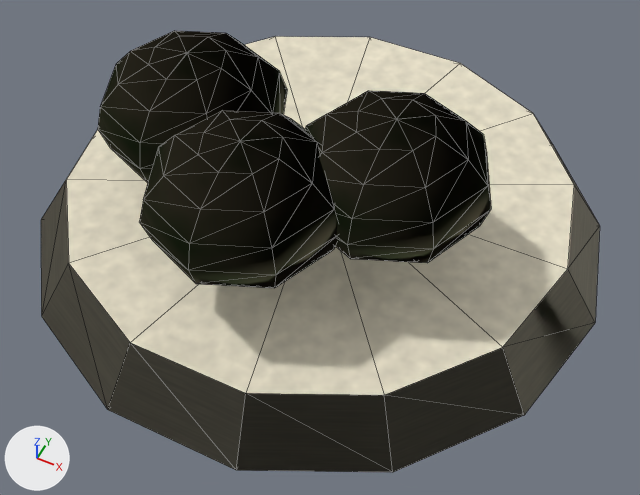
The Blender file blender_src/props/offering_plate.blend as it was, and as the next commit left it.
Before and after are seen from a 50 mm camera at (0.147, -0.293, 0.347) aimed at (0.017, -0.034, 0.022). Every picture has the same lights, and +X, +Y and +Z are marked at lower left. The picture after the commit comes second. Mesh edges are drawn as thin lines.

Names of what the first picture shows: 'Bun0', 'Bun1', 'Bun2', 'Plate'.
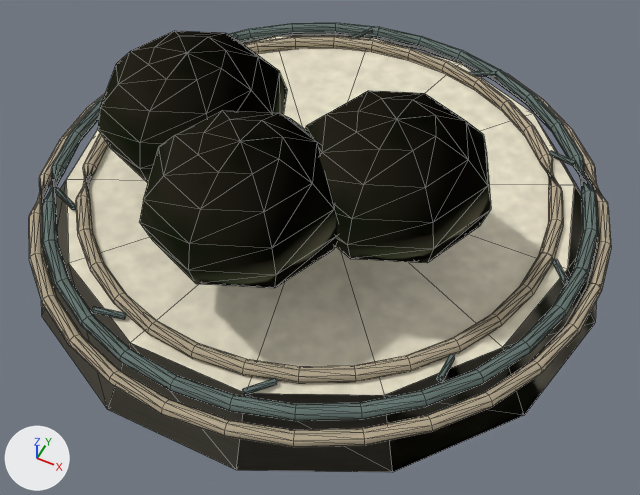
Pixel boxes [x1, y1, x2, y2] of what changed, in the pictures (640 x 495 px):
'Art_Parchment', added
    after: [29, 34, 611, 447]
'Art_FadedIndigo', added
    after: [42, 22, 598, 421]

The change, as a list of edits to the scene's bpy script:
```text
Add img_t_cloth_white:
    img_t_cloth_white = load_image('t_cloth_white', '_unpacked/t_cloth_white', 256, 256, 'sRGB')
Add img_woven_paper:
    img_woven_paper = load_image('woven_paper', '_unpacked/woven_paper', 256, 256, 'sRGB')
Add mat_fadedindigo:
    mat_fadedindigo = bpy.data.materials.new('FadedIndigo')
    # colours: greyish cyan #799095
    # uses the picture img_t_cloth_white
Add mat_parchment:
    mat_parchment = bpy.data.materials.new('Parchment')
    # colours: beige #cebfa2
    # uses the picture img_woven_paper
Add me_art_fadedindigo:
    me_art_fadedindigo.from_pydata(...)  # 417 vertices, 612 faces; spans x -0.14..0.14, y -0.14..0.14, z 0.026..0.035
    me_art_fadedindigo.materials.append(mat_fadedindigo)
Add me_art_parchment:
    me_art_parchment.from_pydata(...)  # 594 vertices, 1024 faces; spans x -0.148..0.148, y -0.148..0.148, z 0.019..0.036
    me_art_parchment.materials.append(mat_parchment)
Add ob_art_fadedindigo:
    ob_art_fadedindigo = bpy.data.objects.new('Art_FadedIndigo', me_art_fadedindigo)
    ob_art_fadedindigo.parent = ob_offering_plate
    ob_art_fadedindigo.location = (0.0, 0.0, 0.0)
Add ob_art_parchment:
    ob_art_parchment = bpy.data.objects.new('Art_Parchment', me_art_parchment)
    ob_art_parchment.parent = ob_offering_plate
    ob_art_parchment.location = (0.0, 0.0, 0.0)
```
